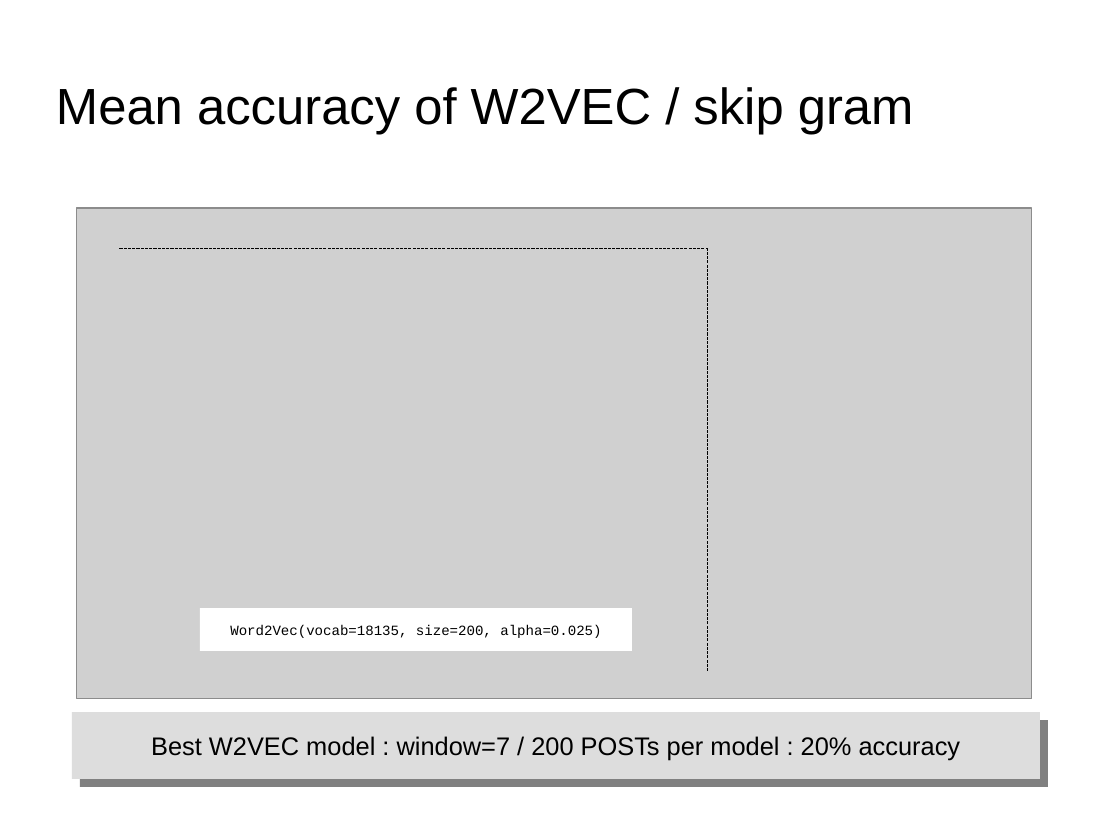
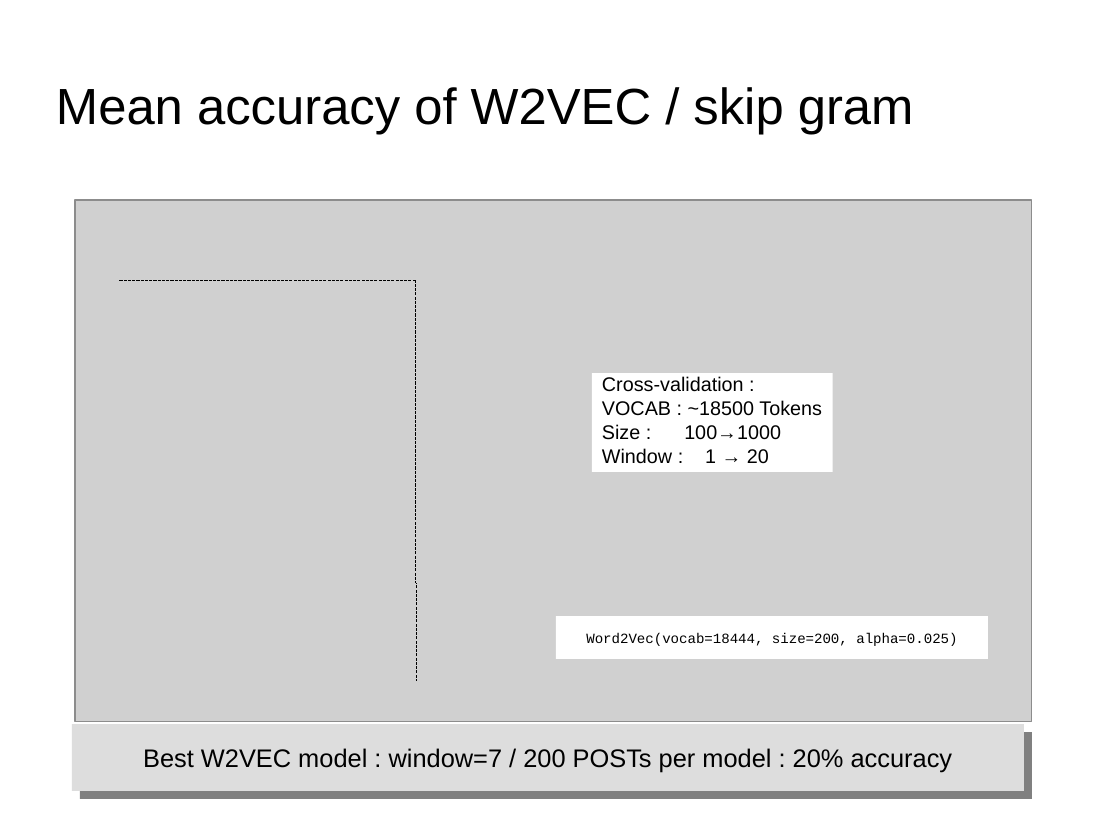
Before and after one commit to dataforcast/OC_Datascientist, a slide deck: slide 33 of P6/report/Openclassrooms_ParcoursDatascientist_P6-V1.odp (slide 28 before the commit). Drawn at 1120x840 pixels with LibreOffice and Linux fonts; fonts in the diff are those of the drawing; grey boxes stand for pictures; background and template pictures are left out. Boxes give left, top, right and bottom in pixels: in the first picture for what was removed or moved away, otherwise in the second. Text is boxed around its words. In the diff, an @@ line names an element or a change of style, - is before the commit and + after.

```diff
--- a/P6/report/Openclassrooms_ParcoursDatascientist_P6-V1.odp
+++ b/P6/report/Openclassrooms_ParcoursDatascientist_P6-V1.odp
@@ picture: place and size @@
-picture at <box>76,208,1032,699</box>
+picture at <box>75,200,1033,722</box>
@@ line moved from (120, 248) - (708, 248) to (120, 281) - (416, 281) @@
@@ line moved from (708, 248) - (708, 672) to (416, 281) - (416, 680) @@
@@ rectangle added at <box>593,373,833,472</box>, fill #FFFFFF, 14 pt, text #000000 @@
+Cross-validation :
+VOCAB : ~18500 Tokens
+Size : 100→1000
+Window : 1 → 20
@@ rectangle "Word2Vec(vocab=18444, size=200, alpha=0.025)": place and size @@
-rectangle "Word2Vec(vocab=18444, size=200, alpha=0.025)" at <box>200,608,632,650</box>
+rectangle "Word2Vec(vocab=18444, size=200, alpha=0.025)" at <box>556,616,988,659</box>
@@ text in rectangle at <box>586,632,957,646</box>: text changed @@
-Word2Vec(vocab=18135, size=200, alpha=0.025)
+Word2Vec(vocab=18444, size=200, alpha=0.025)
@@ rectangle "Best W2VEC model : window=7 ...": place and size @@
-rectangle "Best W2VEC model : window=7 ..." at <box>72,712,1041,780</box>
+rectangle "Best W2VEC model : window=7 ..." at <box>72,725,1024,792</box>
```
Also in this commit, not shown: 18 other slides changed, 8 slides added, 3 slides removed, 9 other files.
